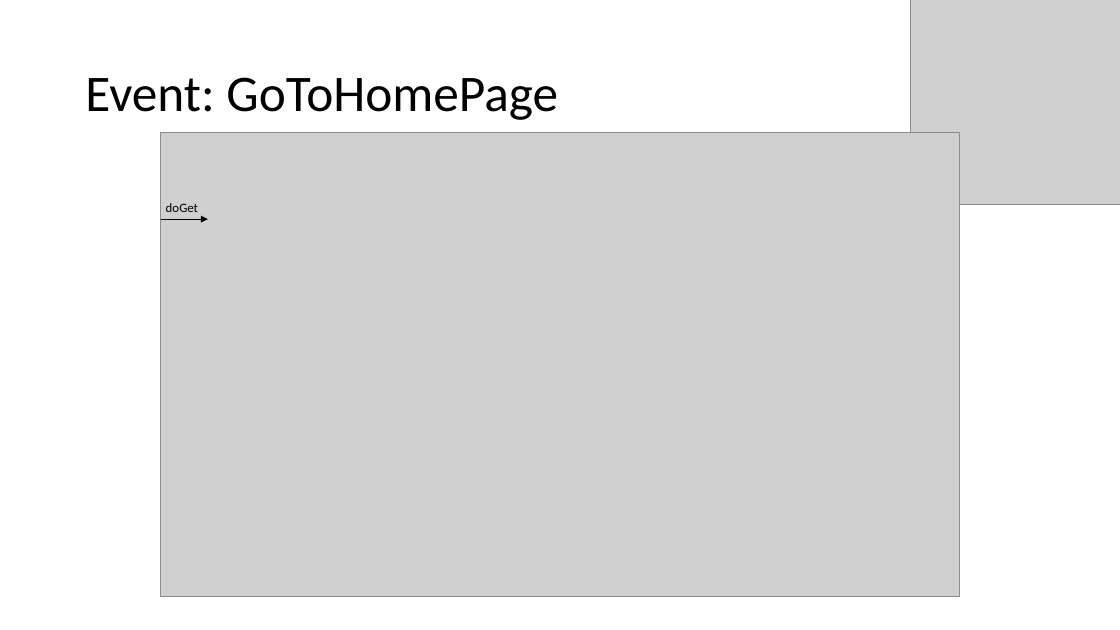
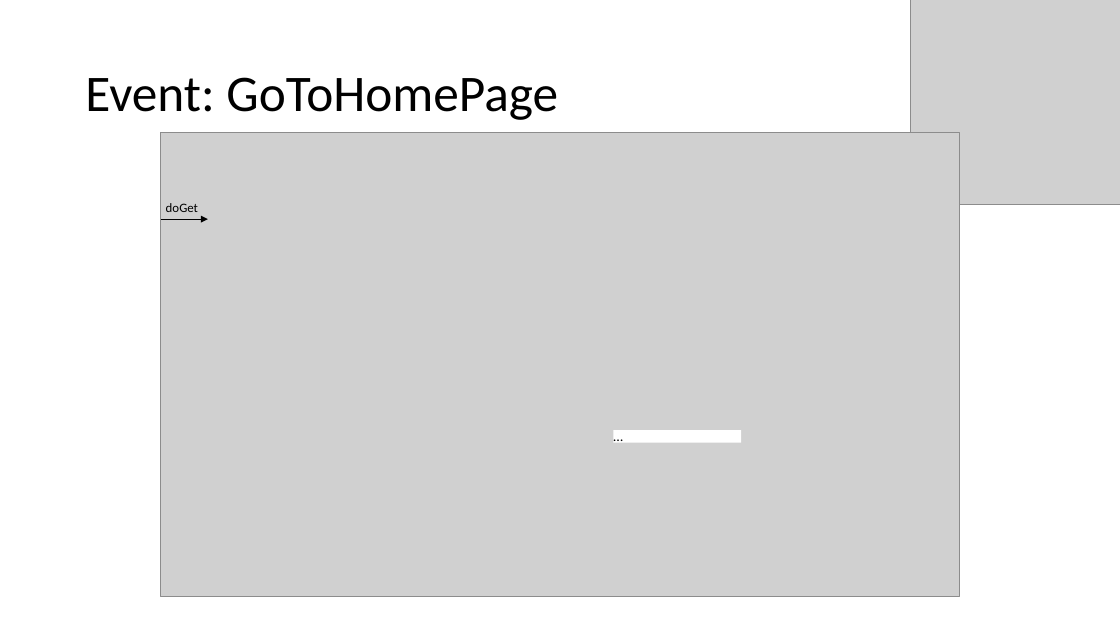
Before and after one commit to AlessandroSironi/TIW-Project-2022, a slide deck: slide 15 of docs/TIW - Documentazione.pptx. Drawn at 1120x630 pixels with LibreOffice and Linux fonts; fonts in the diff are those of the drawing; grey boxes stand for pictures. Boxes give left, top, right and bottom in pixels: in the first picture for what was removed or moved away, otherwise in the second. Text is boxed around its words. In the diff, an @@ line names an element or a change of style, - is before the commit and + after.

```diff
--- a/docs/TIW - Documentazione.pptx
+++ b/docs/TIW - Documentazione.pptx
@@ text added at (x1=605, y1=423, x2=677, y2=449), 12 pt, text #000000 @@
+…
@@ rectangle added at (x1=613, y1=430, x2=741, y2=443), fill #FFFFFF @@
```
Also in this commit, not shown: 5 other slides changed, 4 other files.
